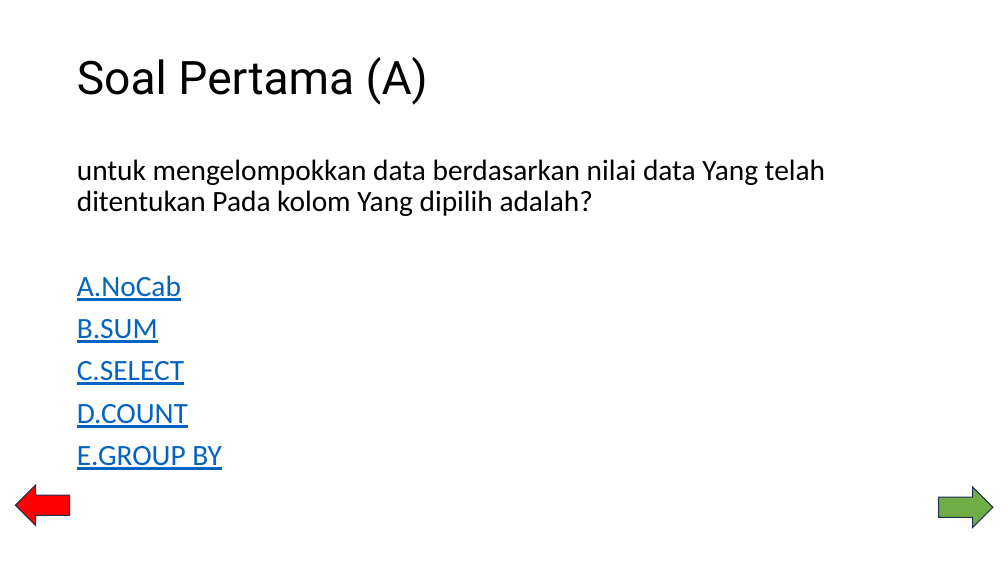
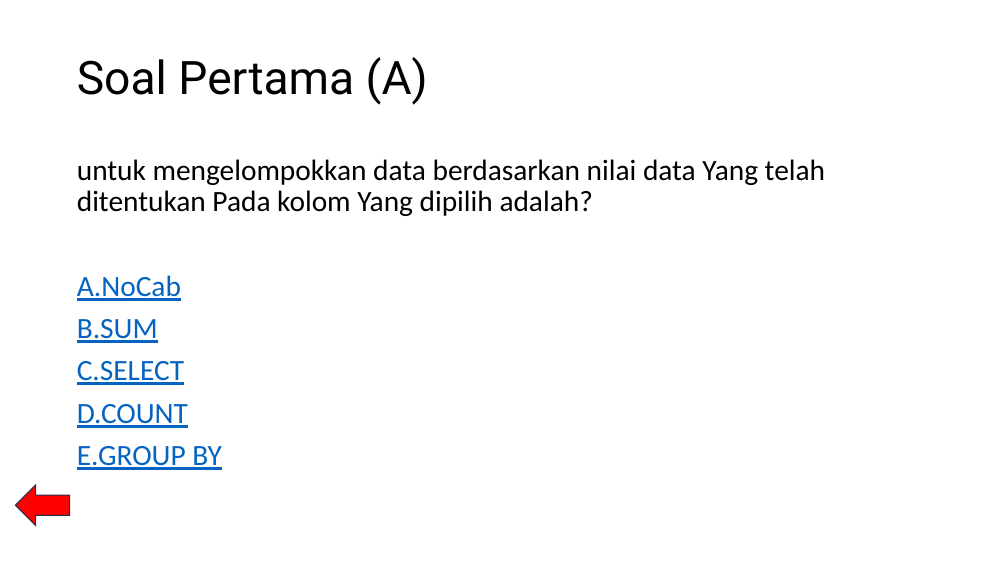
Before and after one commit to clementhermawan/BASIS-DATA, a slide deck: slide 30 of PermainanTikTakTu.pptx (slide 21 before the commit). Drawn at 1008x567 pixels with LibreOffice and Linux fonts; fonts in the diff are those of the drawing. Boxes give left, top, right and bottom in pixels: in the first picture for what was removed or moved away, otherwise in the second. Text is boxed around its words. In the diff, an @@ line names an element or a change of style, - is before the commit and + after.

```diff
--- a/PermainanTikTakTu.pptx
+++ b/PermainanTikTakTu.pptx
@@ right arrow removed at <box>939,487,994,528</box> @@
```
Also in this commit, not shown: 16 other slides changed, 9 slides added.
